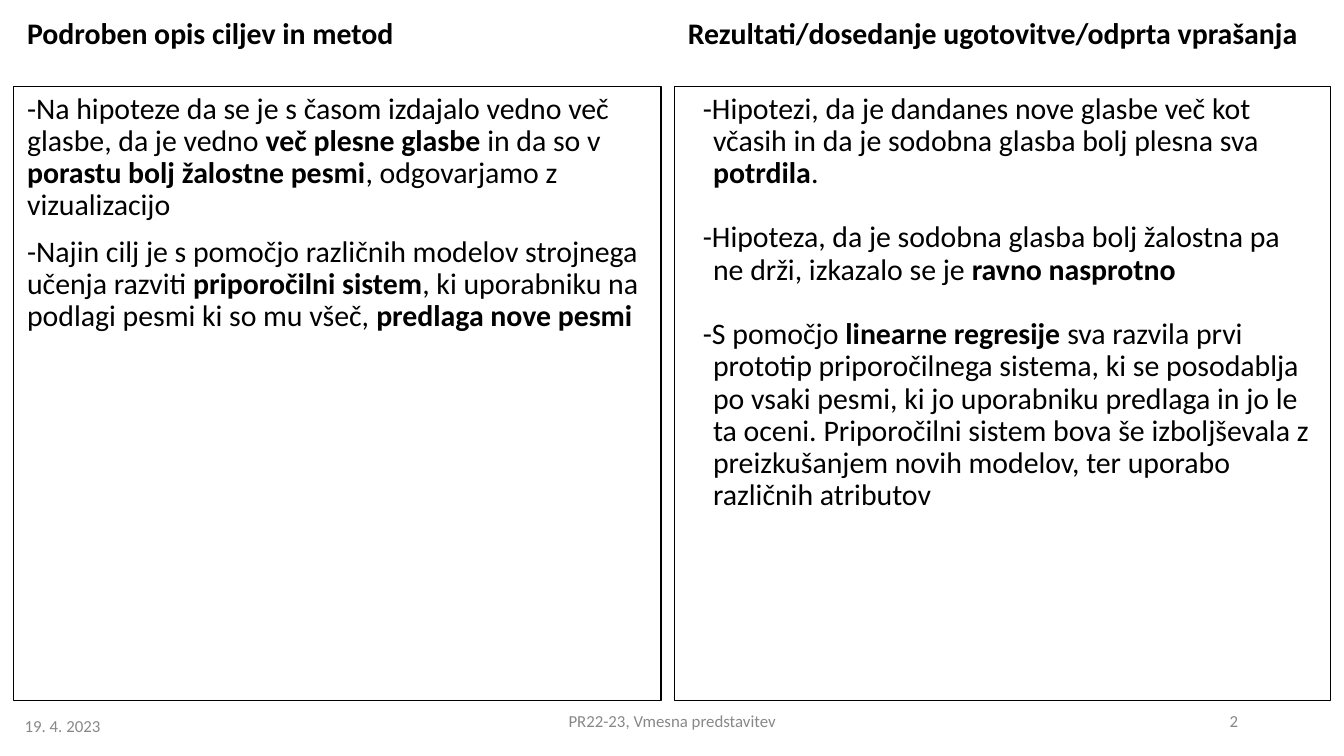
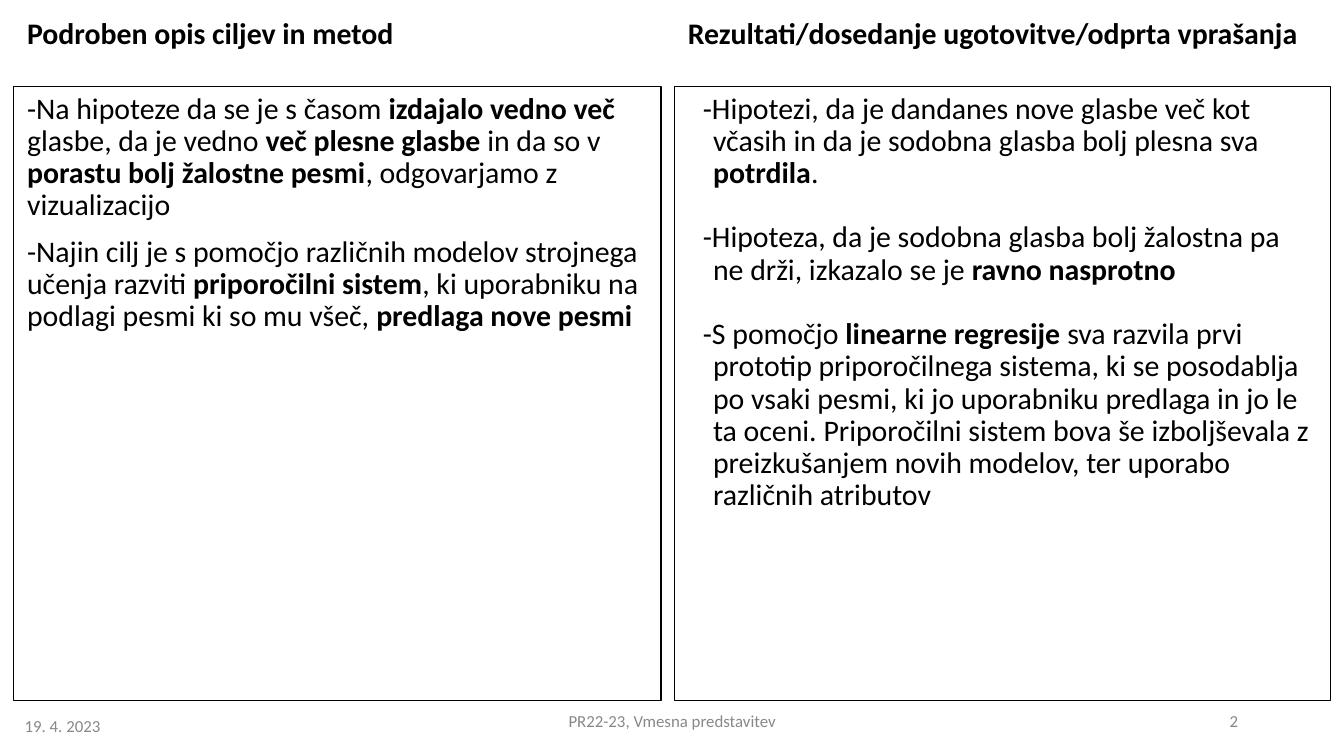
Before and after one commit to ZanJuvan/PR22ZJLH, a slide deck: slide 2 of PR2022-23_vmesna_17.pptx. Drawn at 1344x756 pixels with LibreOffice and Linux fonts; fonts in the diff are those of the drawing. Boxes give left, top, right and bottom in pixels: in the first picture for what was removed or moved away, otherwise in the second. Text is boxed around its words. In the diff, an @@ line names an element or a change of style, - is before the commit and + after.

```diff
--- a/PR2022-23_vmesna_17.pptx
+++ b/PR2022-23_vmesna_17.pptx
@@ text at [27, 98, 615, 220]: bold on in "izdajalo vedno več" @@
```
Also in this commit, not shown: 5 other files.
